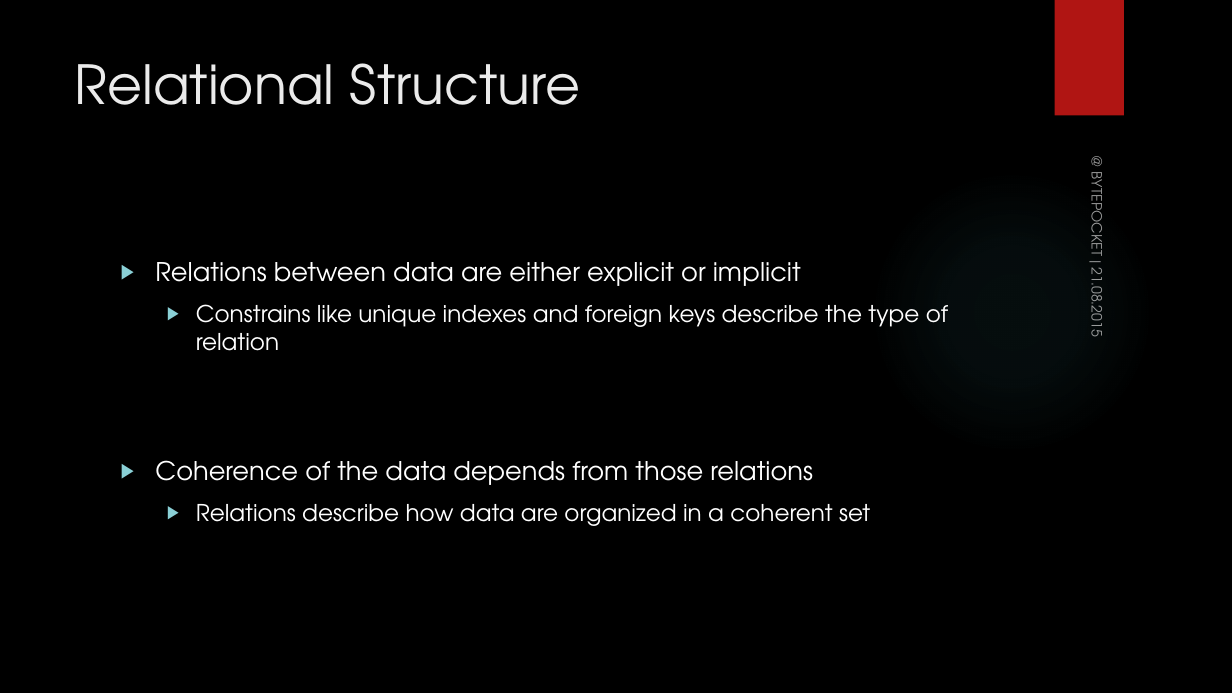
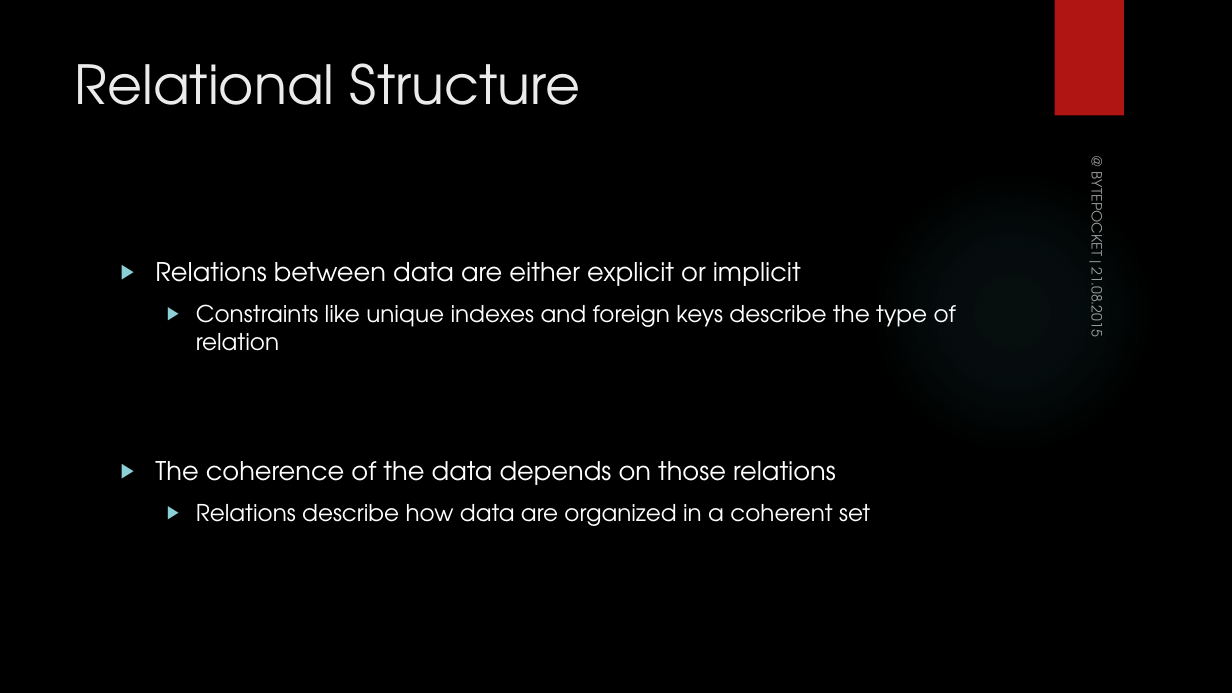
Before and after one commit to Chr031/DBViewer, a slide deck: slide 4 of documents/Presentation3.pptx. Drawn at 1232x693 pixels with LibreOffice and Linux fonts; fonts in the diff are those of the drawing; background and template pictures are left out. Boxes give left, top, right and bottom in pixels: in the first picture for what was removed or moved away, otherwise in the second. Text is boxed around its words. In the diff, an @@ line names an element or a change of style, - is before the commit and + after.

```diff
--- a/documents/Presentation3.pptx
+++ b/documents/Presentation3.pptx
@@ text at (x1=155, y1=304, x2=956, y2=485): text changed @@
-  ▶ Constrains like unique indexes and foreign keys describe the type of relation
-▶ Coherence of the data depends from those relations
+  ▶ Constraints like unique indexes and foreign keys describe the type of relation
+▶ The coherence of the data depends on those relations
```
Also in this commit, not shown: 1 other slide changed.
